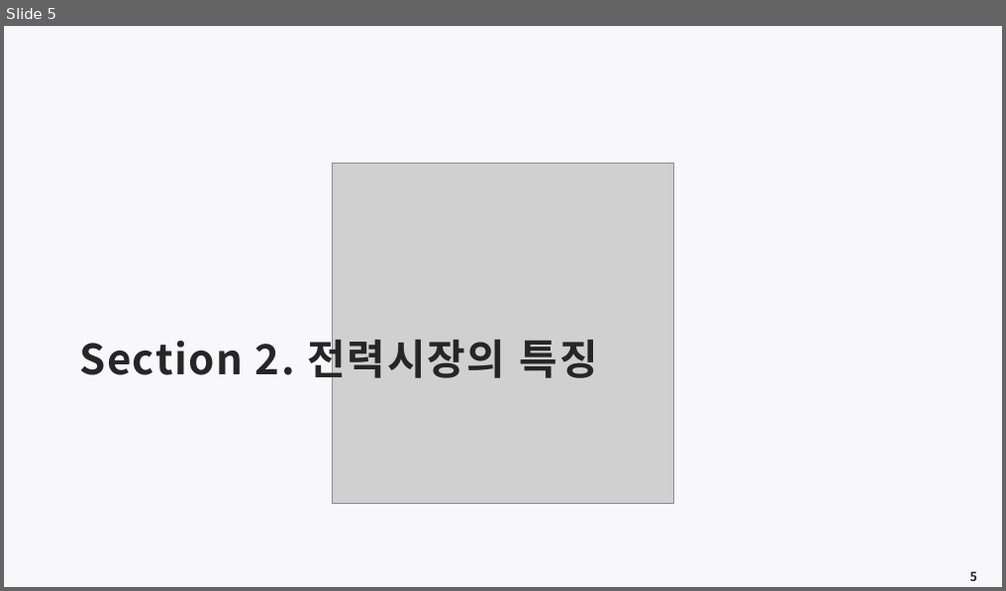
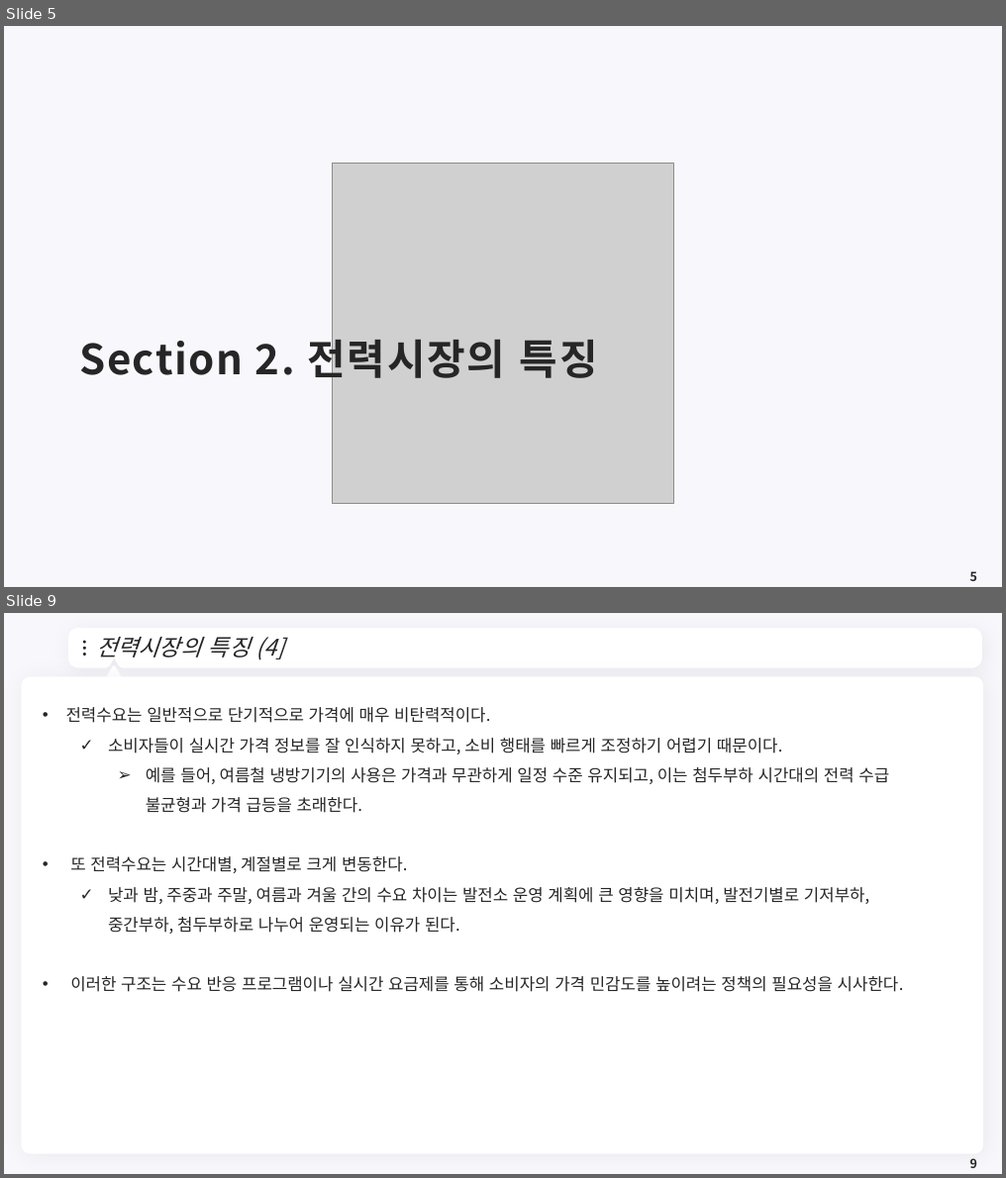
Before and after one commit to meandthey/Teaching, a slide deck: 에너지경제학/자원에너지경제학_Chapter_7 (전력시장).pptx. Shown one above the other, each under a label of ours: slide 5 before the commit, slides 5 and 9 after it; the slides between them are not shown. The pictures are 1006x591 and 1006x1178 pixels, drawn with LibreOffice and Linux fonts; fonts in the diff are those of the drawing; grey boxes stand for pictures; background and template pictures are left out. Boxes give left, top, right and bottom in pixels: in the first picture for what was removed or moved away, otherwise in the second. Text is boxed around its words. In the diff, an @@ line names an element or a change of style, - is before the commit and + after.

```diff
--- a/에너지경제학/자원에너지경제학_Chapter_7 (전력시장).pptx
+++ b/에너지경제학/자원에너지경제학_Chapter_7 (전력시장).pptx
@@ slide 9 added at (x1=4, y1=613, x2=1002, y2=1174), background #F8F7FC @@
@@ freeform shape added at (x1=72, y1=632, x2=979, y2=664), fill #FFFFFF, outline #FFFFFF 7.25 pt @@
@@ ellipse added at (x1=83, y1=641, x2=86, y2=644), fill #262626 @@
@@ title added at (x1=96, y1=637, x2=284, y2=661), 22 pt, text #262626, italic @@
+전력시장의 특징 (4]
@@ ellipse added at (x1=83, y1=647, x2=86, y2=650), fill #262626 @@
@@ ellipse added at (x1=83, y1=653, x2=86, y2=656), fill #262626 @@
@@ triangle added at (x1=105, y1=667, x2=122, y2=682), fill #FFFFFF, outline #FFFFFF 3.75 pt @@
@@ freeform shape added at (x1=958, y1=643, x2=967, y2=655), fill #FFFFFF @@
@@ rounded rectangle added at (x1=21, y1=676, x2=984, y2=1155), fill #FFFFFF @@
@@ text added at (x1=66, y1=707, x2=904, y2=992), 16 pt, text #262626 @@
+• 전력수요는 일반적으로 단기적으로 가격에 매우 비탄력적이다.
+  ✓ 소비자들이 실시간 가격 정보를 잘 인식하지 못하고, 소비 행태를 빠르게 조정하기 어렵기 때문이다.
+    ➢ 예를 들어, 여름철 냉방기기의 사용은 가격과 무관하게 일정 수준 유지되고, 이는 첨두부하 시간대의 전력 수급 불균형과 가격 급등을 초래한다.
+• 또 전력수요는 시간대별, 계절별로 크게 변동한다.
+  ✓ 낮과 밤, 주중과 주말, 여름과 겨울 간의 수요 차이는 발전소 운영 계획에 큰 영향을 미치며, 발전기별로 기저부하, 중간부하, 첨두부하로 나누어 운영되는 이유가 된다.
+• 이러한 구조는 수요 반응 프로그램이나 실시간 요금제를 통해 소비자의 가격 민감도를 높이려는 정책의 필요성을 시사한다.
@@ page number added at (x1=970, y1=1158, x2=977, y2=1168), 12 pt, text #262626, bold @@
+9
```
Also in this commit, not shown: 1 slide changed, 14 other slides added.
